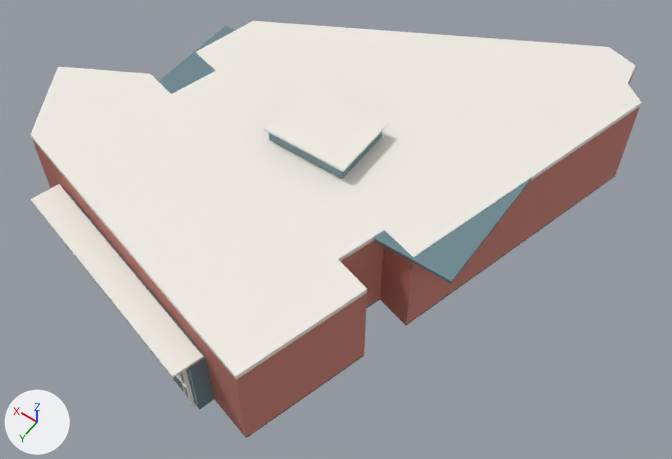
A saved change to the Blender file assets/models/library.blend.
The view is the same before and after, from a 50 mm camera at (-55.9, 75.7, 115.6) aimed at (-4.6, 3.9, 2.7). Lighting does not change. The marker at lower left points along +X, +Y and +Z. The picture after the commit comes second.

Names of what the first picture shows: 'LIB_canopy', 'LIB_glass_side', 'LIB_lantern', 'LIB_lantern_frame', 'LIB_mass', 'LIB_parapet', 'LIB_skylight_-1', 'LIB_skylight_1' and 3 more.
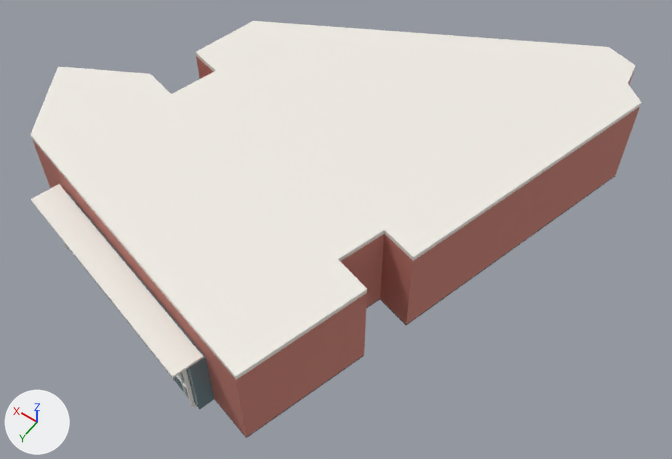
Diff of the bpy script that builds the scene:
```diff
--- a/assets/models/library.blend.py
+++ b/assets/models/library.blend.py
@@ ob_lib_lantern @@
-ob_lib_lantern = bpy.data.objects.new('LIB_lantern', me_cube_019)
-ob_lib_lantern.location = (0.0, 0.0, 17.6)
-ob_lib_lantern.scale = (13.0, 10.0, 3.2)
@@ ob_lib_lantern_frame @@
-ob_lib_lantern_frame = bpy.data.objects.new('LIB_lantern_frame', me_cube_020)
-ob_lib_lantern_frame.location = (0.0, 0.0, 19.2)
-ob_lib_lantern_frame.scale = (14.0, 11.0, 0.35)
@@ ob_lib_skylight__1 @@
-ob_lib_skylight__1 = bpy.data.objects.new('LIB_skylight_-1', me_cube_021)
-ob_lib_skylight__1.location = (-22.0, 0.0, 16.4)
-ob_lib_skylight__1.scale = (12.0, 22.0, 0.55)
@@ ob_lib_skylight_1 @@
-ob_lib_skylight_1 = bpy.data.objects.new('LIB_skylight_1', me_cube_022)
-ob_lib_skylight_1.location = (22.0, 0.0, 16.4)
-ob_lib_skylight_1.scale = (12.0, 22.0, 0.55)
```

Boxes (x1, y1, x2, y2) around the edits, measured in the pictures (672 x 459 px):
'LIB_lantern_frame', deleted: before (263, 85, 387, 172)
'LIB_skylight_-1', deleted: before (374, 177, 532, 283)
'LIB_skylight_1', deleted: before (158, 26, 235, 94)
'LIB_lantern', deleted: before (269, 132, 382, 179)
